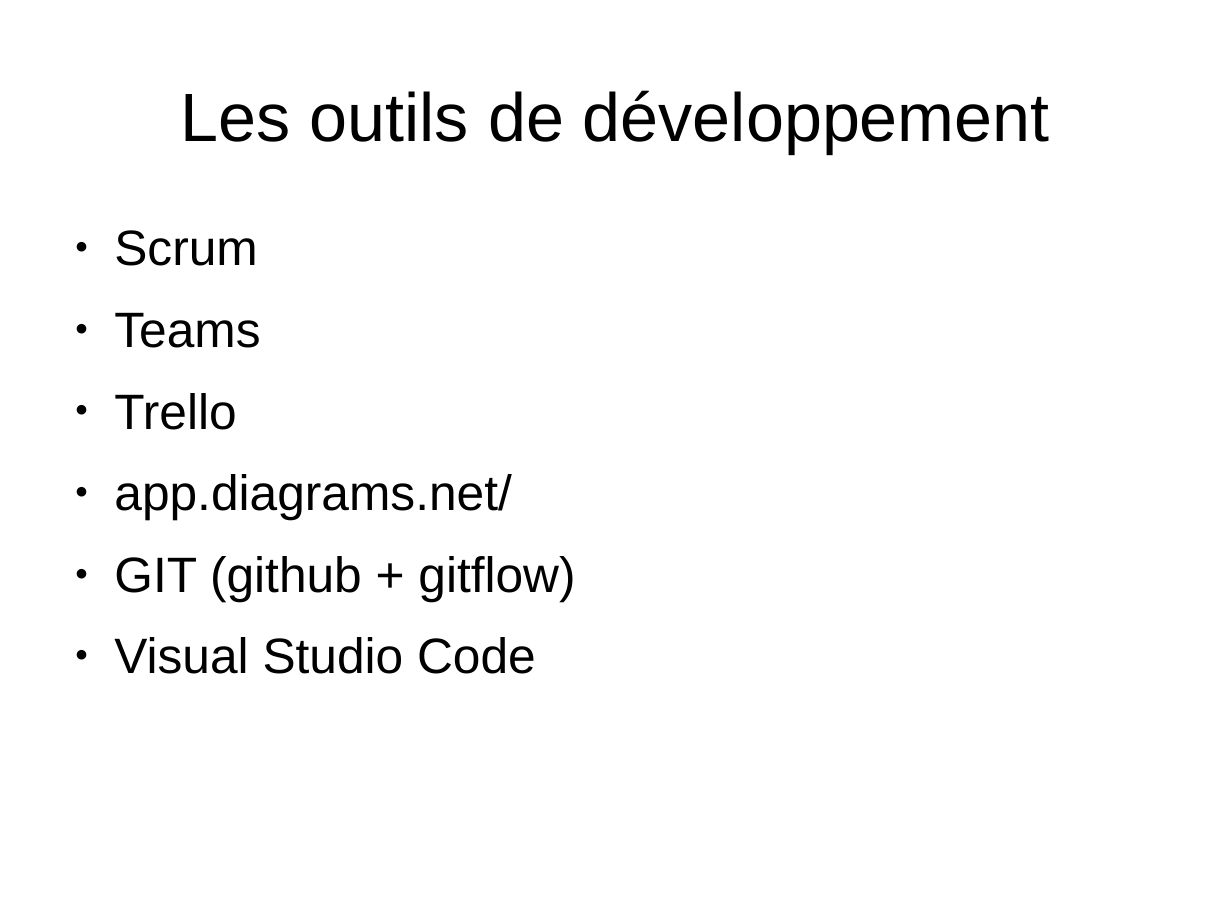
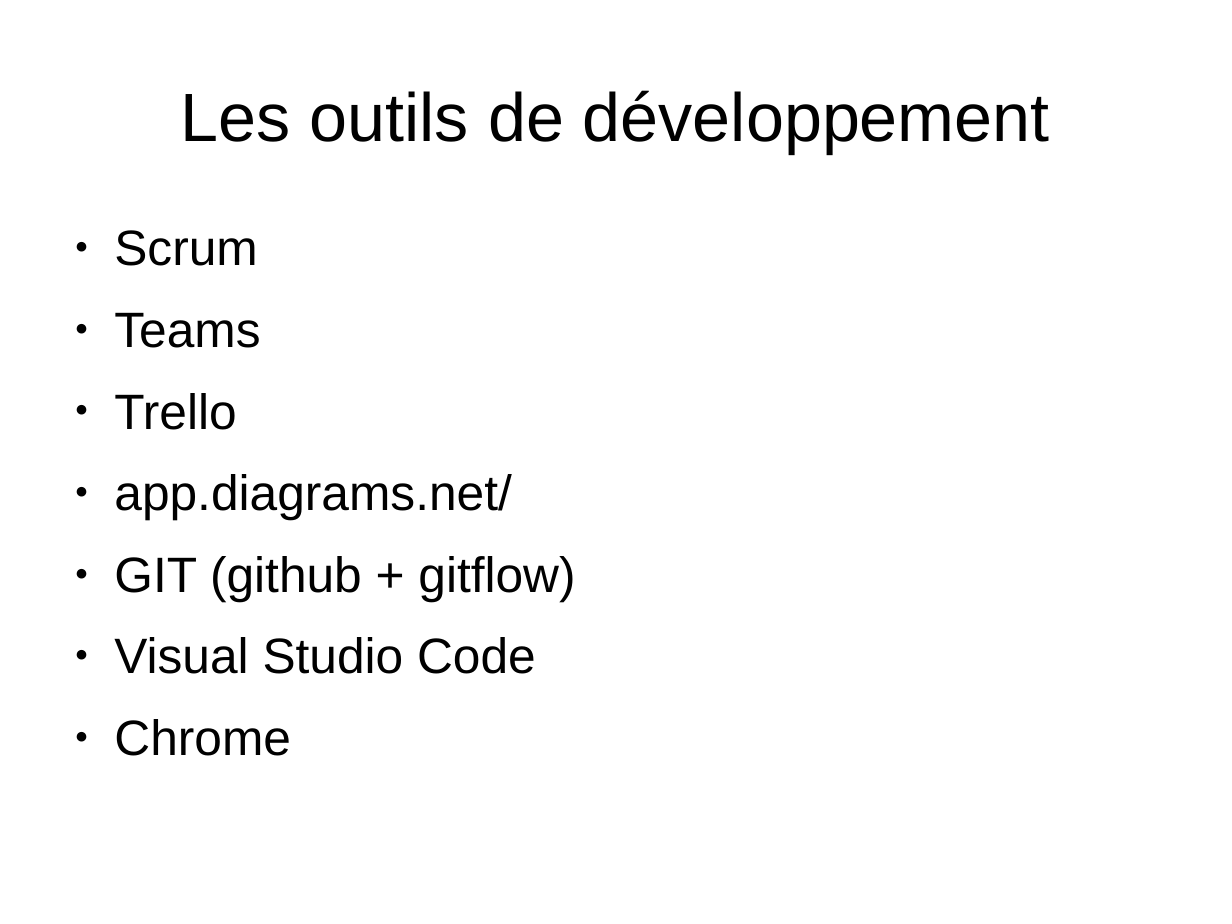
Before and after one commit to Wathil/POECNews, a slide deck: slide 5 of presentation.odp (slide 4 before the commit). Drawn at 1232x924 pixels with LibreOffice and Linux fonts; fonts in the diff are those of the drawing. Boxes give left, top, right and bottom in pixels: in the first picture for what was removed or moved away, otherwise in the second. Text is boxed around its words. In the diff, an @@ line names an element or a change of style, - is before the commit and + after.

```diff
--- a/presentation.odp
+++ b/presentation.odp
@@ text at <box>114,719,291,756</box>: paragraph added @@
+● Chrome
```
Also in this commit, not shown: 1 other slide changed, 5 slides added, 1 slide removed.
